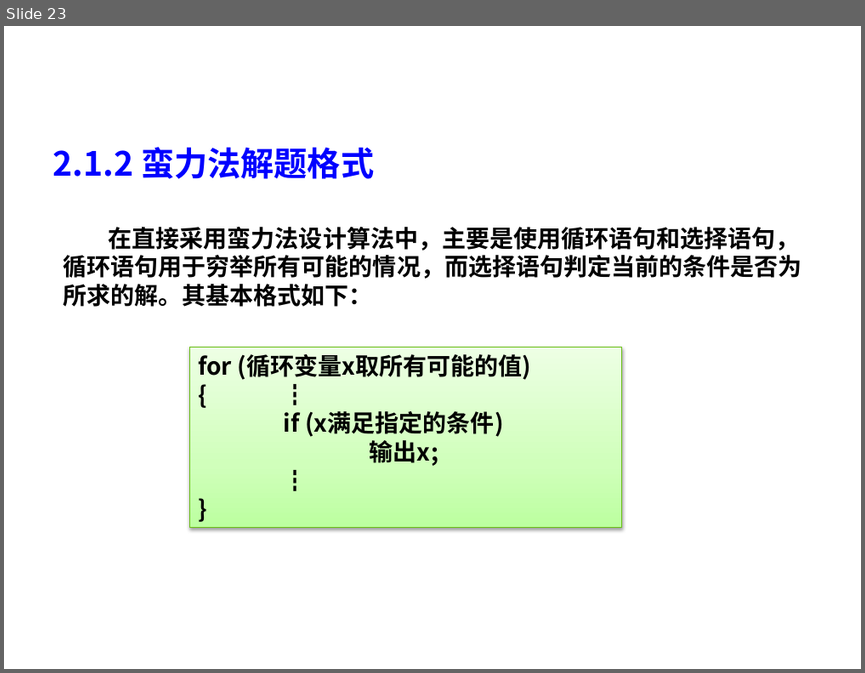
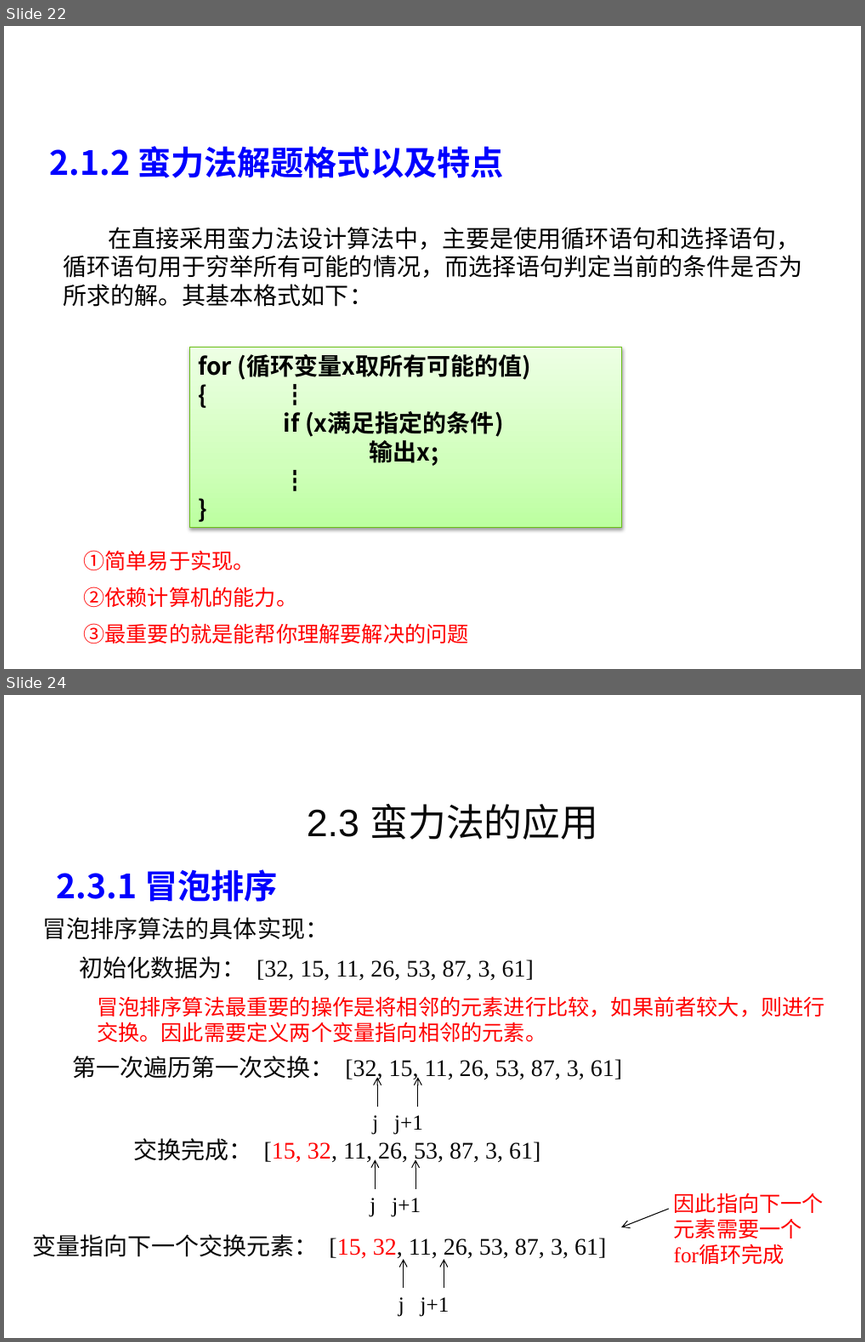
Before and after one commit to liutongling/DP, a slide deck: file/第2章 蛮力法.pptx. Shown one above the other, each under a label of ours: slide 23 before the commit, slides 22 and 24 after it; the slides between them are not shown. The pictures are 865x673 and 865x1342 pixels, drawn with LibreOffice and Linux fonts; fonts in the diff are those of the drawing; background and template pictures are left out. Boxes give left, top, right and bottom in pixels: in the first picture for what was removed or moved away, otherwise in the second. Text is boxed around its words. In the diff, an @@ line names an element or a change of style, - is before the commit and + after.

Commit message:
完成第二章内容的编辑

```diff
--- a/file/第2章 蛮力法.pptx
+++ b/file/第2章 蛮力法.pptx
@@ slide 24 added at <box>4,695,861,1338</box>, background #FFFFFF @@
@@ text added at <box>307,804,599,839</box>, 32 pt, text #080808 @@
+2.3 蛮力法的应用
@@ text added at <box>56,869,278,902</box>, 28 pt, text #0000FF, bold @@
+2.3.1 冒泡排序
@@ text added at <box>43,917,330,940</box>, 20 pt, text #080808 @@
+冒泡排序算法的具体实现：
@@ text added at <box>79,956,534,980</box>, 20 pt, text #080808 @@
+初始化数据为： [32, 15, 11, 26, 53, 87, 3, 61]
@@ text added at <box>97,996,825,1042</box>, 18 pt, text #FF0000 @@
+冒泡排序算法最重要的操作是将相邻的元素进行比较，如果前者较大，则进行交换。因此需要定义两个变量指向相邻的元素。
@@ text added at <box>72,1055,622,1080</box>, 20 pt, text #080808 @@
+第一次遍历第一次交换： [32, 15, 11, 26, 53, 87, 3, 61]
@@ arrow added from (377, 1106) to (377, 1077), #000000 0.75 pt @@
@@ arrow added from (418, 1106) to (418, 1077), #000000 0.75 pt @@
@@ text added at <box>372,1115,423,1134</box>, 18 pt, text #000000 @@
+j j+1
@@ text added at <box>134,1138,540,1163</box>, 20 pt, text #080808 @@
+交换完成： [15, 32, 11, 26, 53, 87, 3, 61]
@@ arrow added from (375, 1189) to (375, 1159), #000000 0.75 pt @@
@@ arrow added from (415, 1189) to (415, 1159), #000000 0.75 pt @@
@@ text added at <box>370,1197,420,1217</box>, 18 pt, text #000000 @@
+j j+1
@@ text added at <box>674,1192,823,1264</box>, 18 pt, text #FF0000 @@
+因此指向下一个元素需要一个for循环完成
@@ arrow added from (669, 1208) to (621, 1227), #000000 0.75 pt @@
@@ text added at <box>32,1234,606,1259</box>, 20 pt, text #080808 @@
+变量指向下一个交换元素： [15, 32, 11, 26, 53, 87, 3, 61]
@@ arrow added from (404, 1288) to (404, 1259), #000000 0.75 pt @@
@@ arrow added from (443, 1288) to (443, 1259), #000000 0.75 pt @@
@@ text added at <box>398,1297,449,1316</box>, 18 pt, text #000000 @@
+j j+1
@@ what was slide 23 is now slide 22 @@
@@ slide 22 changed as well @@
@@ text at <box>49,146,504,178</box>: text changed @@
-2.1.2 蛮力法解题格式
+2.1.2 蛮力法解题格式以及特点
@@ text "在直接采用蛮力法设计算法中，主要是使用循环语句和选择语句，循环语句用于穷举所有可能的情况，而选择语句判定当前的条件是否为 ..." at <box>63,227,802,306</box>: bold off @@
@@ text added at <box>83,550,469,643</box>, 18 pt, text #FF0000 @@
+①简单易于实现。
+②依赖计算机的能力。
+③最重要的就是能帮你理解要解决的问题
```
Also in this commit, not shown: 16 other slides changed, 17 other slides added, 51 slides removed.
